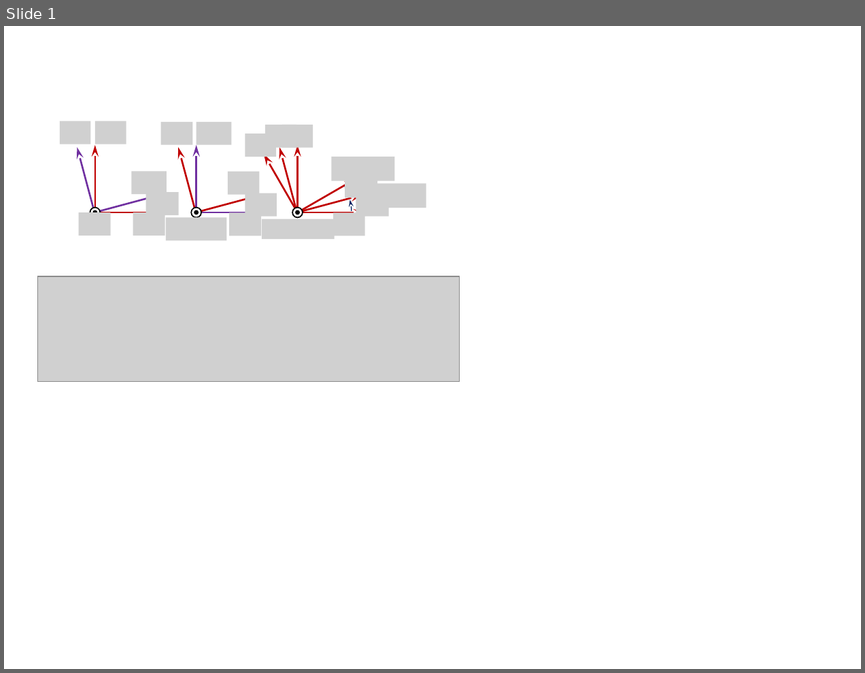
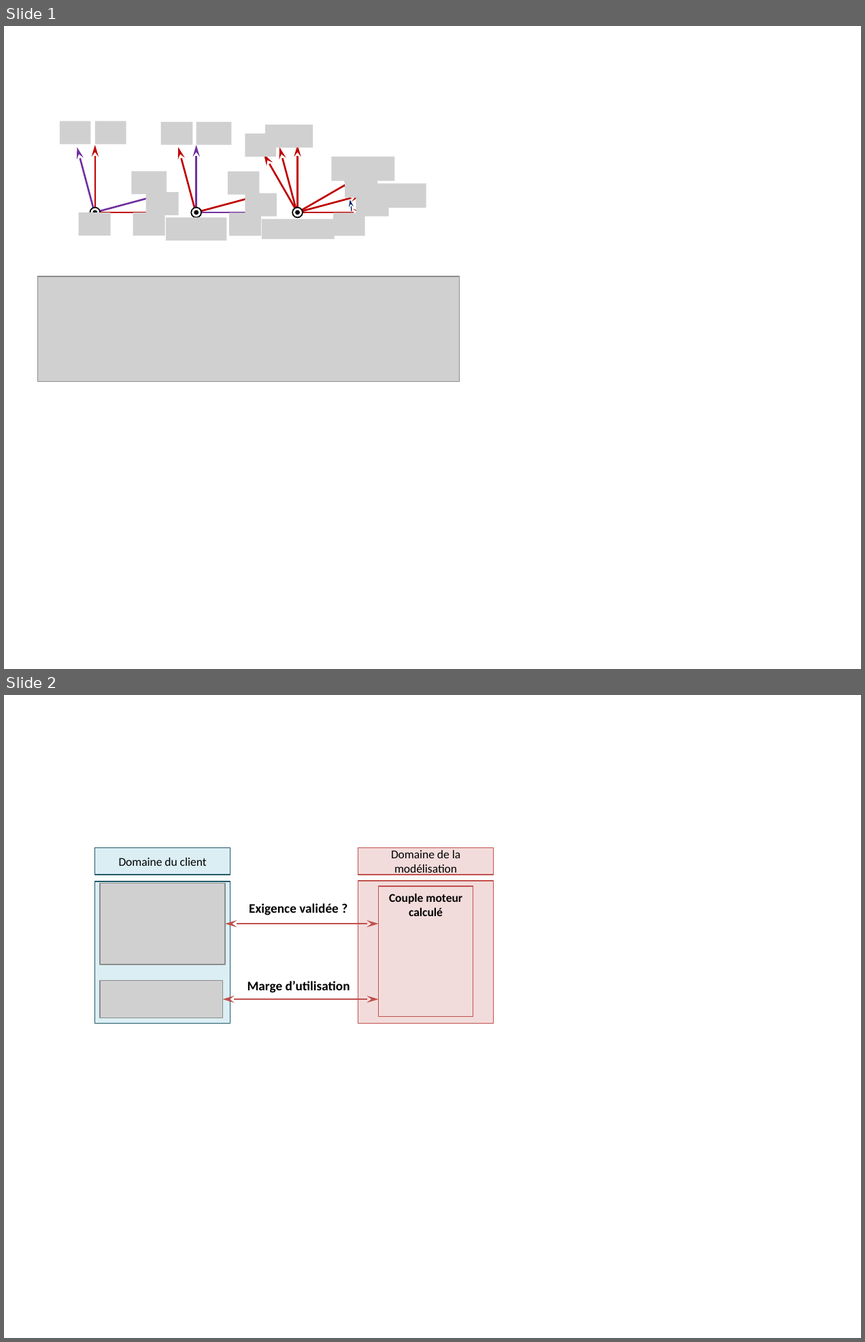
Before and after one commit to xpessoles/Cy_04_PSI_ModelisationDynamique, a slide deck: Revisions_Statique/Fiche_01_Statique_3D_TD_01_MC2E_TODO/images/Figures.pptx. Shown one above the other, each under a label of ours: slide 1 before the commit, slides 1 and 2 after it. The pictures are 865x673 and 865x1342 pixels, drawn with LibreOffice and Linux fonts; fonts in the diff are those of the drawing; grey boxes stand for pictures. Boxes give left, top, right and bottom in pixels: in the first picture for what was removed or moved away, otherwise in the second. Text is boxed around its words. In the diff, an @@ line names an element or a change of style, - is before the commit and + after.

```diff
--- a/Revisions_Statique/Fiche_01_Statique_3D_TD_01_MC2E_TODO/images/Figures.pptx
+++ b/Revisions_Statique/Fiche_01_Statique_3D_TD_01_MC2E_TODO/images/Figures.pptx
@@ slide 2 added at bbox=[4, 695, 861, 1338], background #FFFFFF @@
@@ rectangle added at bbox=[95, 847, 229, 874], fill #DBEEF4, outline #215968 0.75 pt, 10 pt, text #000000 @@
+Domaine du client
@@ rectangle added at bbox=[358, 847, 492, 874], fill #F2DCDB, outline #C0504D 0.75 pt, 10 pt, text #000000 @@
+Domaine de la modélisation
@@ rectangle added at bbox=[95, 882, 229, 1023], fill #DBEEF4, outline #215968 0.75 pt @@
@@ picture added at bbox=[100, 883, 225, 964] @@
@@ rectangle added at bbox=[358, 881, 492, 1023], fill #F2DCDB, outline #C0504D 0.75 pt @@
@@ rectangle added at bbox=[379, 886, 473, 1016], fill #F2DCDB, outline #C0504D 0.75 pt, 10 pt, text #000000, bold @@
+Couple moteur calculé
@@ text added at bbox=[249, 903, 339, 915], 11 pt, text #000000, bold @@
+Exigence validée ?
@@ double arrow added from (225, 923) to (379, 923), #C0504D 1.5 pt @@
@@ picture added at bbox=[100, 981, 222, 1018] @@
@@ double arrow added from (222, 999) to (379, 999), #C0504D 1.5 pt @@
@@ text added at bbox=[247, 981, 350, 993], 11 pt, text #000000, bold @@
+Marge d’utilisation
```
Also in this commit, not shown: 3 other files.
